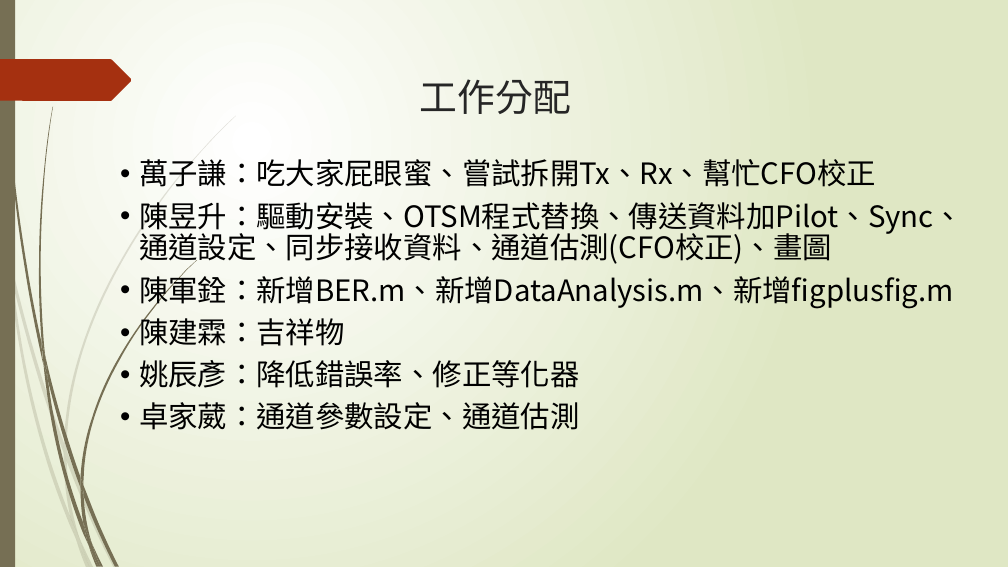
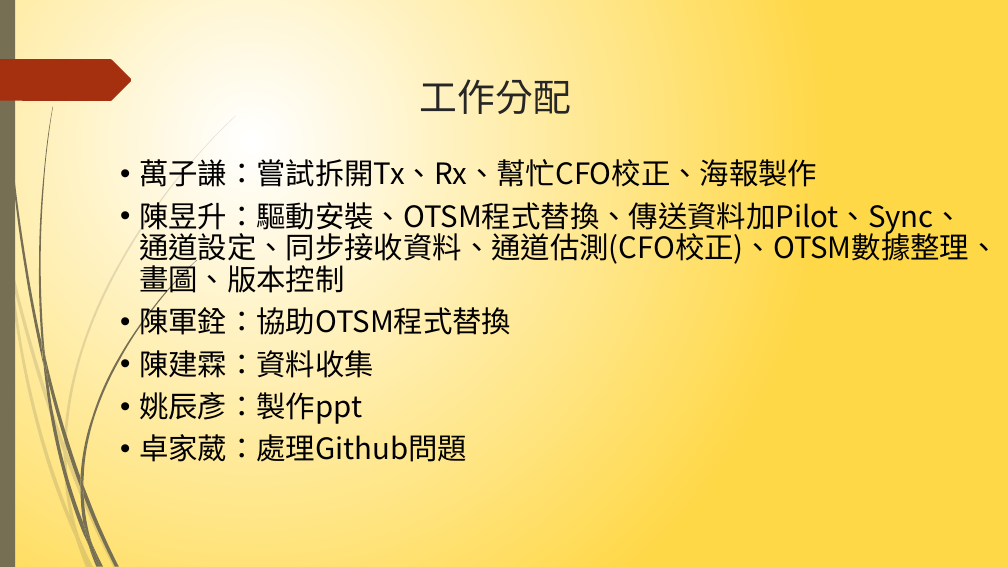
Before and after one commit to NIUWCSP/OTSM, a slide deck: slide 16 of report/以SDR實現OTSM通訊技術.pptx (slide 15 before the commit). Drawn at 1008x567 pixels with LibreOffice and Linux fonts; fonts in the diff are those of the drawing. Boxes give left, top, right and bottom in pixels: in the first picture for what was removed or moved away, otherwise in the second. Text is boxed around its words. In the diff, an @@ line names an element or a change of style, - is before the commit and + after.

```diff
--- a/report/以SDR實現OTSM通訊技術.pptx
+++ b/report/以SDR實現OTSM通訊技術.pptx
@@ background gradient #FFFFFF to #DFE8C4 to gradient #FFFFFF to #FFD847 @@
@@ text at box(139, 155, 998, 462): text changed @@
-• 萬子謙：吃大家屁眼蜜、嘗試拆開Tx、Rx、幫忙CFO校正
-• 陳昱升：驅動安裝、OTSM程式替換、傳送資料加Pilot、Sync、通道設定、同步接收資料、通道估測(CFO校正)、畫圖
-• 陳軍銓：新增BER.m、新增DataAnalysis.m、新增figplusfig.m
-• 陳建霖：吉祥物
-• 姚辰彥：降低錯誤率、修正等化器
-• 卓家葳：通道參數設定、通道估測
+• 萬子謙：嘗試拆開Tx、Rx、幫忙CFO校正、海報製作
+• 陳昱升：驅動安裝、OTSM程式替換、傳送資料加Pilot、Sync、通道設定、同步接收資料、通道估測(CFO校正)、OTSM數據整理、畫圖、版本控制
+• 陳軍銓：協助OTSM程式替換
+• 陳建霖：資料收集
+• 姚辰彥：製作ppt
+• 卓家葳：處理Github問題
```
Also in this commit, not shown: 17 other slides changed, 1 slide added.
